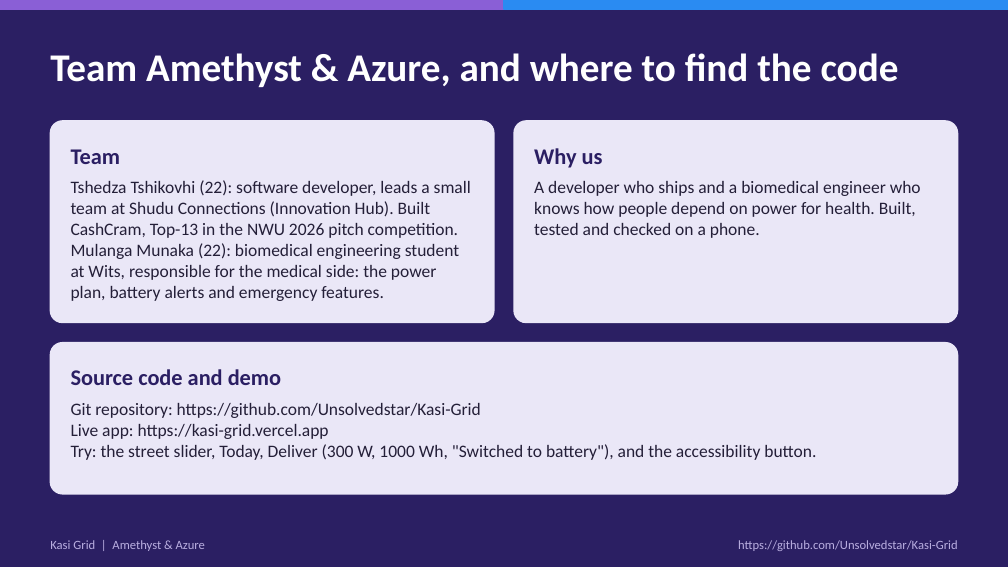
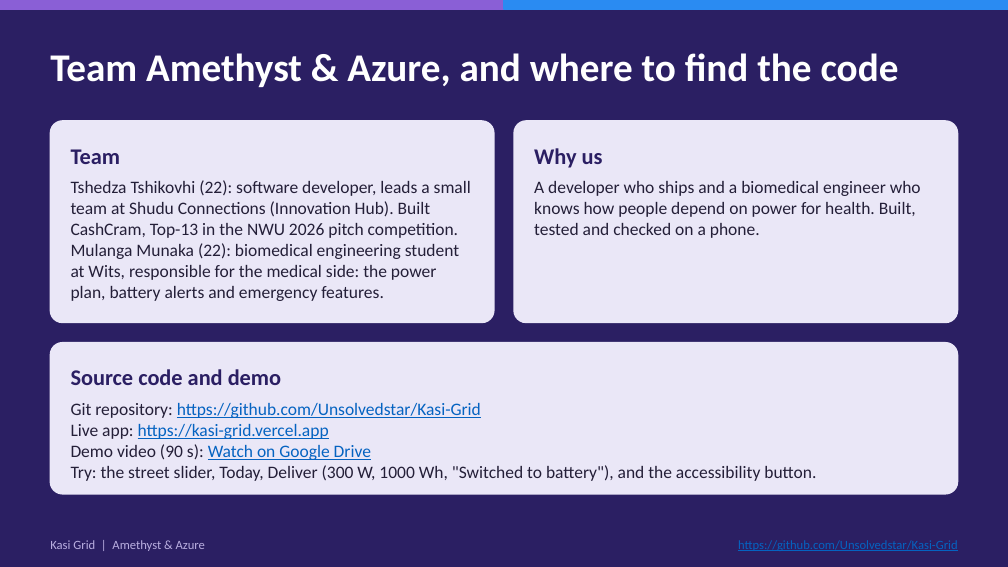
Before and after one commit to Unsolvedstar/Kasi-Grid, a slide deck: slide 17 of submission/Kasi-Grid-deck.pptx. Drawn at 1008x567 pixels with LibreOffice and Linux fonts; fonts in the diff are those of the drawing. Boxes give left, top, right and bottom in pixels: in the first picture for what was removed or moved away, otherwise in the second. Text is boxed around its words. In the diff, an @@ line names an element or a change of style, - is before the commit and + after.

```diff
--- a/submission/Kasi-Grid-deck.pptx
+++ b/submission/Kasi-Grid-deck.pptx
@@ text at (71,403,481,439): text colour #241F38 to #0563C1, underline on in "https://github.com/Unsolvedstar/Kasi-Grid", "https://kasi-grid.vercel.app" @@
@@ text at (71,444,371,460): paragraph added @@
+Demo video (90 s): Watch on Google Drive
@@ text "https://github.com/Unsolvedstar/Kasi-Grid" at (738,540,958,551): text colour #B9AEE0 to #0563C1, underline on @@
```
Also in this commit, not shown: 16 other slides changed, 8 other files.
